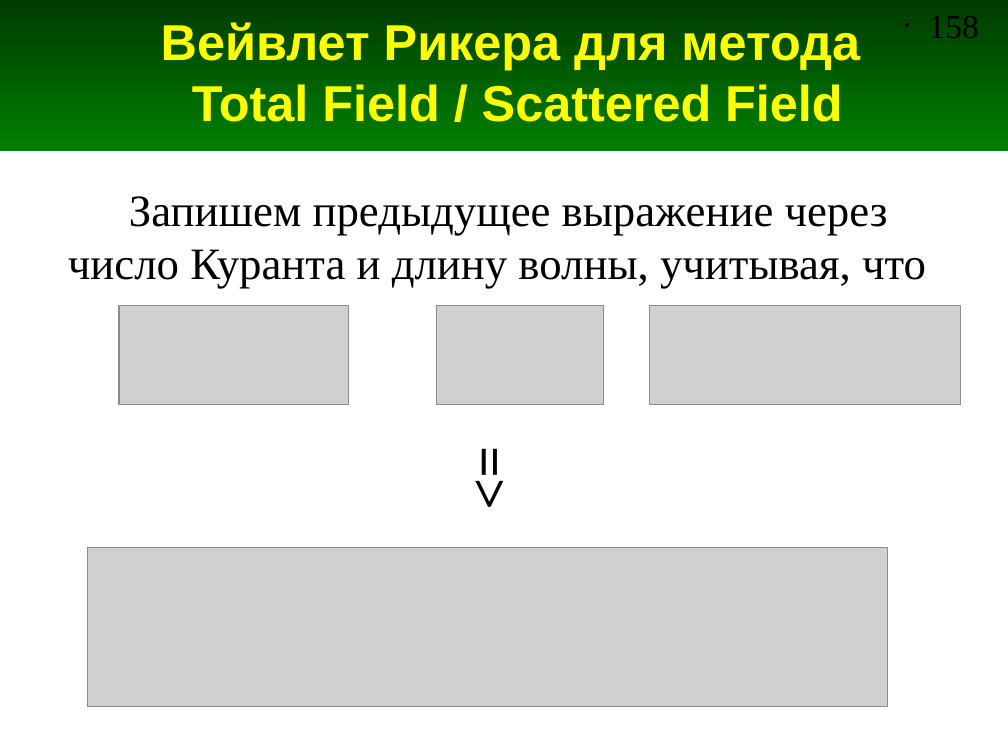
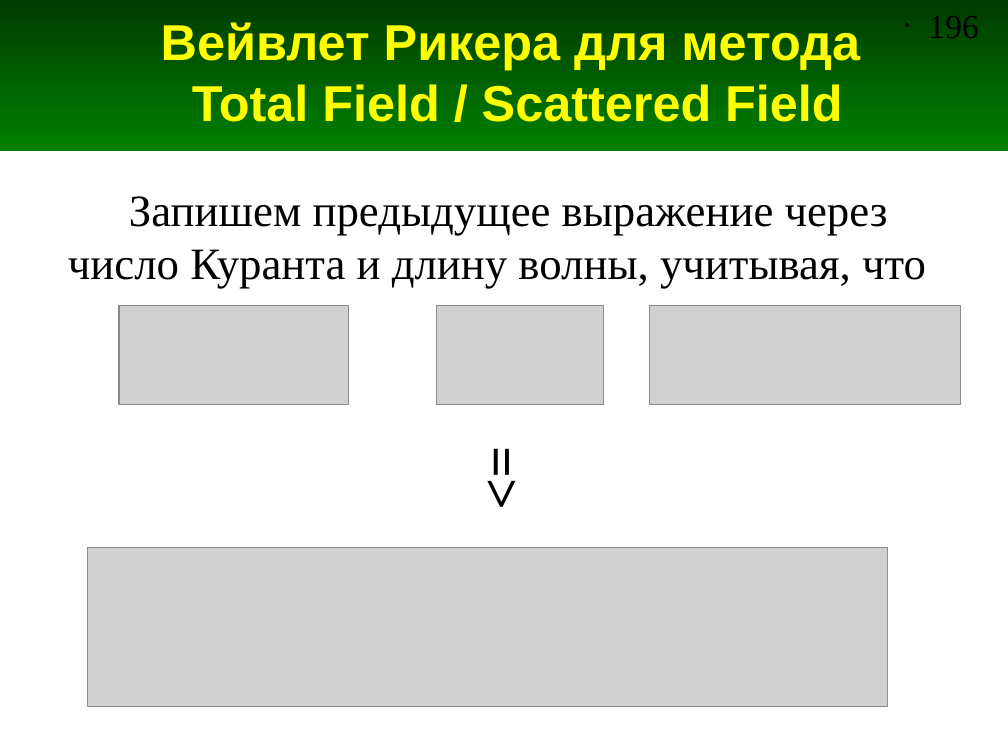
Before and after one commit to andris0147sv/modelling, a slide deck: slide 196 of presentations/2. FDTD.odp (slide 158 before the commit). Drawn at 1008x756 pixels with LibreOffice and Linux fonts; fonts in the diff are those of the drawing; grey boxes stand for pictures. Boxes give left, top, right and bottom in pixels: in the first picture for what was removed or moved away, otherwise in the second. Text is boxed around its words. In the diff, an @@ line names an element or a change of style, - is before the commit and + after.

Commit message:
Добавлены слайды про граничные условия ABC второй степени. Переименованы скрипты про метод TFSF

```diff
--- a/presentations/2. FDTD.odp
+++ b/presentations/2. FDTD.odp
@@ page number at (928, 16, 978, 38): text changed @@
-• 158
+• 196
@@ text "=>": place and size @@
-text "=>" at (452, 437, 532, 540)
+text "=>" at (464, 437, 544, 540)
```
Also in this commit, not shown: 7 other slides changed, 17 slides added, 6 other files.
